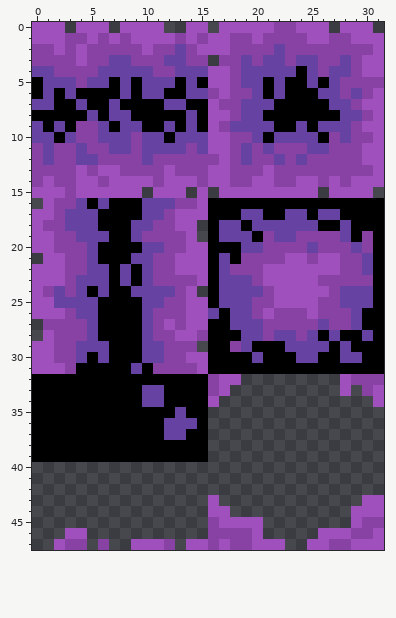
Pixel-art sprite, stored at graphics/tileset-forest-rocks.png. Above, as it was before the edit.
The file is 32x48 pixels.
New version:
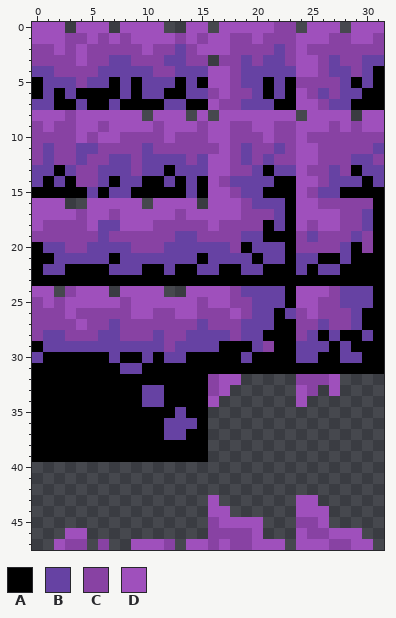
Palette (. is transparent): A #000000  B #6642a3  C #8842a3  D #9f50bc
From old to new:
y 0: x 24 D -> .; x 27..28 .D -> D.; x 31 . -> D
y 1..2: x 24 C -> D; x 31 D -> C
y 3: x 24..25 BB -> DD; x 27..28 CB -> BC; x 30..31 DD -> BB
y 4: x 24..25 AB -> DD; x 30..31 DD -> BA
y 5: x 24..31 ABABCCCC -> CCCCBABA
y 6: x 24..25 AA -> DC; x 27..28 BC -> CB; x 30..31 CD -> AA
y 7: x 24..26 AAA -> DDC; x 29..31 CDD -> AAA
y 8: x 0..16 AAAAABABBAAAAABAD -> DDDCDDDDDD.DDD.D.; x 18..30 CBBAAAAAAABBC -> DDDDDD.DDDD.D
y 9: x 0..15 BABACCBABBAABABA -> CDCCDDCDDDDCDDDC; x 17..28 CBBBBAABABBB -> DCCDDCCDDDCD
y 10: x 0..4 BBABC -> CCCCD; x 6..8 BBB -> DDC; x 10..15 BBABBB -> CCDCCC; x 20..26 BABBBBA -> CDCCDCC; x 28 B -> C; x 31 D -> C
y 11: x 5 C -> B; x 7..8 BB -> CC; x 11..13 BBB -> CCC; x 15..16 BD -> CC; x 21..22 BC -> CB; x 24..26 CBB -> DDC; x 30..31 DD -> CB
y 12: x 5 B -> C; x 7..8 CC -> BB; x 11..13 CCC -> BBB; x 15..16 CC -> BD; x 21..22 CB -> BC; x 24..25 BC -> DD; x 29..31 CDD -> BBC
y 13: x 0..4 CCCCD -> BBABC; x 6..8 DDC -> BBB; x 10..15 CCDCCC -> BBABBB; x 20..24 CDCCC -> BABBD; x 27 C -> B; x 29..31 CCD -> ABB
y 14: x 0..15 CDCCDDCDDDDCDDDC -> BABACCBABBAABABA; x 17..23 DCCDDCC -> CBBBBAA; x 27..31 DCDDD -> BBBAB
y 15: x 0..16 DDDCDDDDDD.DDD.D. -> AAAAABABBAAAAABAD; x 18..23 DDDDDD -> CBBAAA; x 25..31 D.DDDD. -> CBBAAAA
y 16: x 0 . -> D; x 2..22 CCBABAAABBBCCDAAAAAAA -> D..DDDDD.DDDD.DDDCBBB; x 24..30 AAAAAAA -> DDCCCCC
y 17: x 2..13 CBBBAAAABBCD -> DDCDDCDDDDDC; x 16..30 AAABBAABBABBAAA -> DDDCCCBADDDDCCB
y 18: x 3..10 BBBAAABB -> CCDBBDDD; x 13..21 DD.ABBABB -> CCCDCCCCA; x 23..30 BBBAABAA -> ADCDDCCB
y 19: x 0..1 DD -> CC; x 4..5 BB -> CC; x 7..9 AAB -> CCC; x 13..18 CD.ABB -> BBCCCC; x 20..23 ACBB -> BAAA; x 25 C -> B; x 28..29 BA -> CB
y 20: x 0..2 DDC -> ABB; x 6..19 AAAABBCCDDAAAB -> BBBCCCBBBBBBCA; x 21..23 CCC -> BBA; x 25 B -> C; x 28..29 CB -> BA
y 21: x 0..4 .DDCC -> AABBB; x 6 A -> B; x 8 A -> B; x 11..16 CCDDDA -> BBBBAB; x 18..30 ACCCCDDCDDCCB -> BBABBABBAABAA
y 22: x 0..7 DDDCCBBA -> ABBAAAAB; x 9..30 ABCCDDDABCCCDDDDDDDCCB -> BAABAABBAABBAAABABBAAA
y 23: x 0..6 DDDCBBB -> AAAAAAA; x 8 B -> A; x 10..15 BCCCCD -> AAAAAA; x 17..30 BBBCDDDDDCCCCC -> AAAAAAAAAAAAAA
y 24: x 1..2 CB -> D.; x 4..13 BABAABBBBC -> DDD.DDDD..; x 15..18 .ABB -> DDDC; x 21..23 CDD -> BBA
y 25: x 0 D -> C; x 2..13 BBBBAAAABBCC -> CDDDDDCDDDDD; x 15..23 DABBBCCDD -> CDDCCBBBA
y 26: x 0..10 DDDCBBAAAAB -> CCCDCCCCCDD; x 13 C -> D; x 15..23 DBABBCDCC -> CCCDCBBAB
y 27: x 0 . -> C; x 4..10 CBAAAAB -> DCCBCCC; x 12 D -> C; x 14..18 DDAAB -> CBCCC; x 21..23 CCC -> BAA
y 28: x 0..2 .DC -> CBB; x 5..11 BAAAABC -> CBBCCCB; x 13..18 DDCAAA -> CBBBBC; x 21..23 CBB -> AAA
y 29: x 0..3 DDCC -> ABBB; x 7..9 AAA -> BBB; x 13..16 CC.A -> BBBB; x 18..21 CBAA -> AABC; x 23 B -> A
y 30: x 0..4 DDCCB -> BAAAA; x 6..7 BA -> AB; x 11..15 BCCDD -> ABBAA; x 19..20 AB -> BA
y 31: x 0..3 DDDC -> AAAA; x 8 A -> B; x 11..15 CCCCD -> AAAAA
y 32: x 24..31 ....DCCC -> CCCD....
y 33: x 24..25 .. -> DC; x 27..28 .D -> D.; x 30..31 CD -> ..
y 34: x 24 . -> D; x 31 D -> .
y 43: x 24..25 .. -> DD; x 30..31 DD -> ..
y 44: x 24..26 ... -> DDD; x 29..31 DDD -> ...
y 45: x 24..26 ... -> CCD; x 29..31 DCC -> ...
y 46: x 24..26 ..D -> DCC; x 29..31 CCD -> D..
y 47: x 24 . -> D; x 31 D -> .
